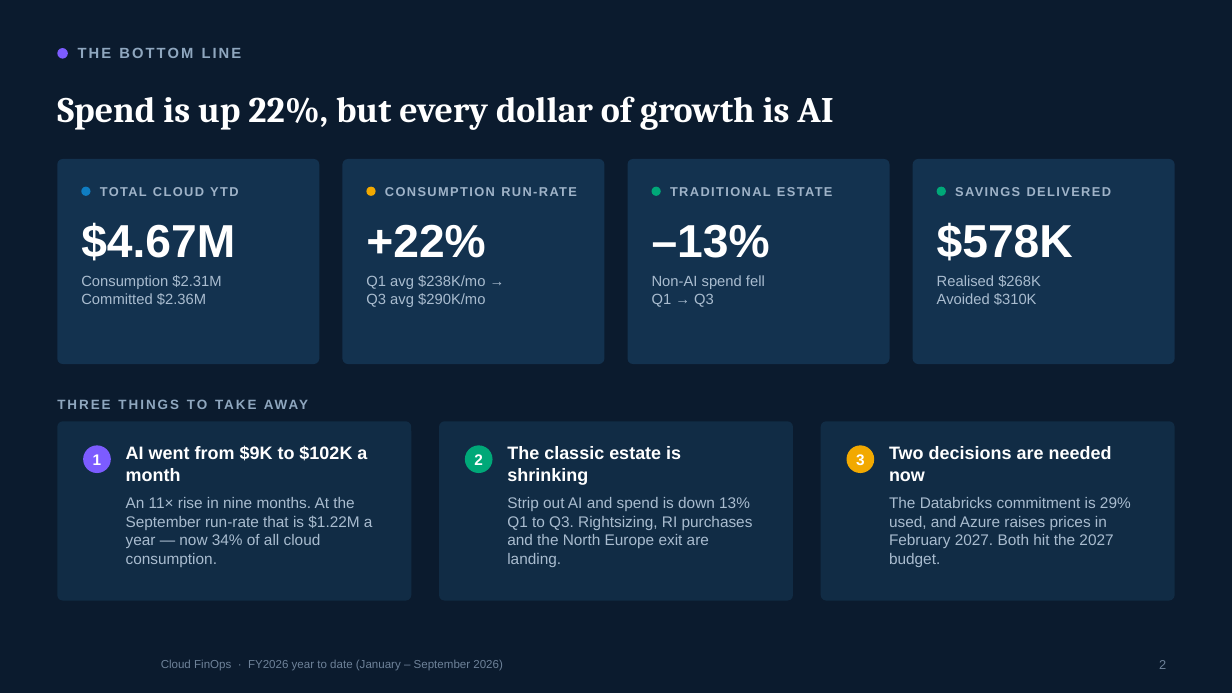
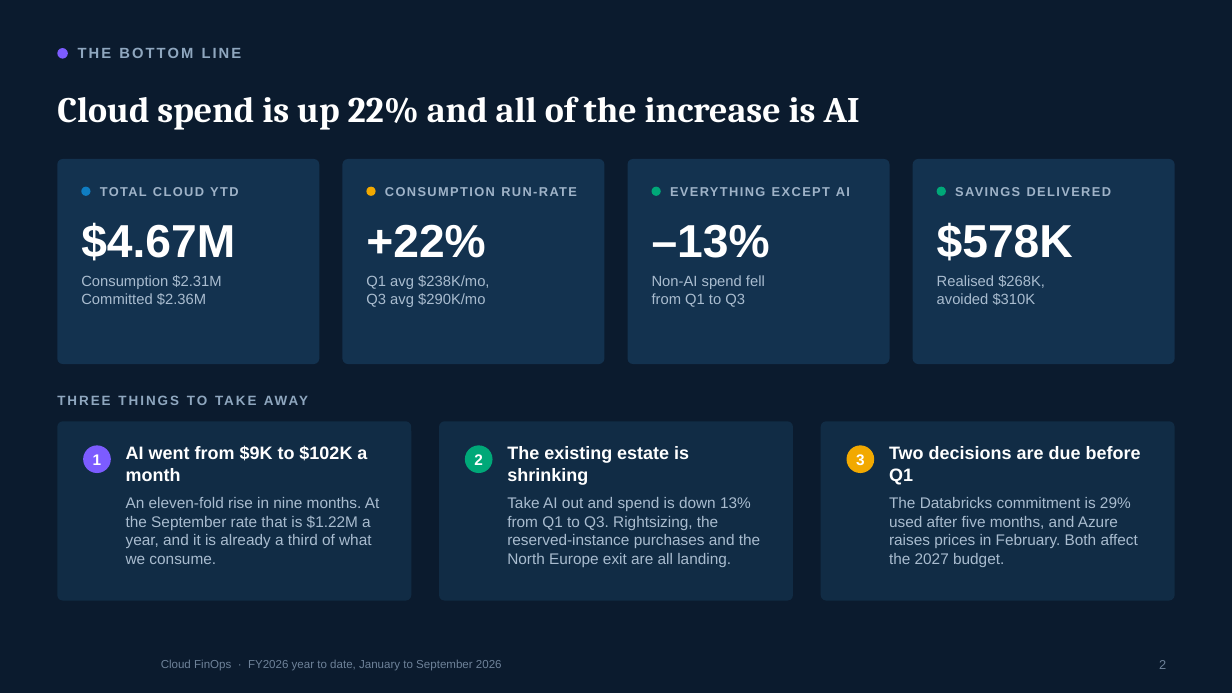
Before and after one commit to arielga5-code/Finops, a slide deck: slide 2 of presentations/Cloud_FinOps_Harel_September_2026_CIO_Redesign_v2.pptx. Drawn at 1232x693 pixels with LibreOffice and Linux fonts; fonts in the diff are those of the drawing; background and template pictures are left out. Boxes give left, top, right and bottom in pixels: in the first picture for what was removed or moved away, otherwise in the second. Text is boxed around its words. In the diff, an @@ line names an element or a change of style, - is before the commit and + after.

```diff
--- a/presentations/Cloud_FinOps_Harel_September_2026_CIO_Redesign_v2.pptx
+++ b/presentations/Cloud_FinOps_Harel_September_2026_CIO_Redesign_v2.pptx
@@ text at (57, 96, 860, 130): text changed @@
-Spend is up 22%, but every dollar of growth is AI
+Cloud spend is up 22% and all of the increase is AI
@@ text at (670, 177, 868, 206): text changed @@
-TRADITIONAL ESTATE
+EVERYTHING EXCEPT AI
@@ text at (366, 275, 489, 289): text changed @@
-Q1 avg $238K/mo →
+Q1 avg $238K/mo,
@@ text at (652, 293, 745, 307): text changed @@
-Q1 → Q3
+from Q1 to Q3
@@ text at (937, 275, 1045, 305): text changed @@
-Realised $268K
-Avoided $310K
+Realised $268K,
+avoided $310K
@@ text "THREE THINGS TO TAKE AWAY": place and size @@
-text "THREE THINGS TO TAKE AWAY" at (264, 400, 308, 409)
+text "THREE THINGS TO TAKE AWAY" at (264, 396, 308, 405)
@@ text at (507, 446, 689, 485): text changed @@
-The classic estate is shrinking
+The existing estate is shrinking
@@ text at (889, 446, 1141, 485): text changed @@
-Two decisions are needed now
+Two decisions are due before Q1
@@ text at (126, 497, 380, 564): text changed @@
-An 11× rise in nine months. At the September run-rate that is $1.22M a year — now 34% of all cloud consumption.
+An eleven-fold rise in nine months. At the September rate that is $1.22M a year, and it is already a third of what we consume.
@@ text at (507, 497, 760, 567): text changed @@
-Strip out AI and spend is down 13% Q1 to Q3. Rightsizing, RI purchases and the North Europe exit are landing.
+Take AI out and spend is down 13% from Q1 to Q3. Rightsizing, the reserved-instance purchases and the North Europe exit are all landing.
@@ text at (889, 497, 1138, 567): text changed @@
-The Databricks commitment is 29% used, and Azure raises prices in February 2027. Both hit the 2027 budget.
+The Databricks commitment is 29% used after five months, and Azure raises prices in February. Both affect the 2027 budget.
@@ text at (161, 660, 502, 670): text changed @@
-Cloud FinOps · FY2026 year to date (January – September 2026)
+Cloud FinOps · FY2026 year to date, January to September 2026
```
Also in this commit, not shown: 39 other slides changed, 1 slide added, 1 slide removed, 11 other files.
